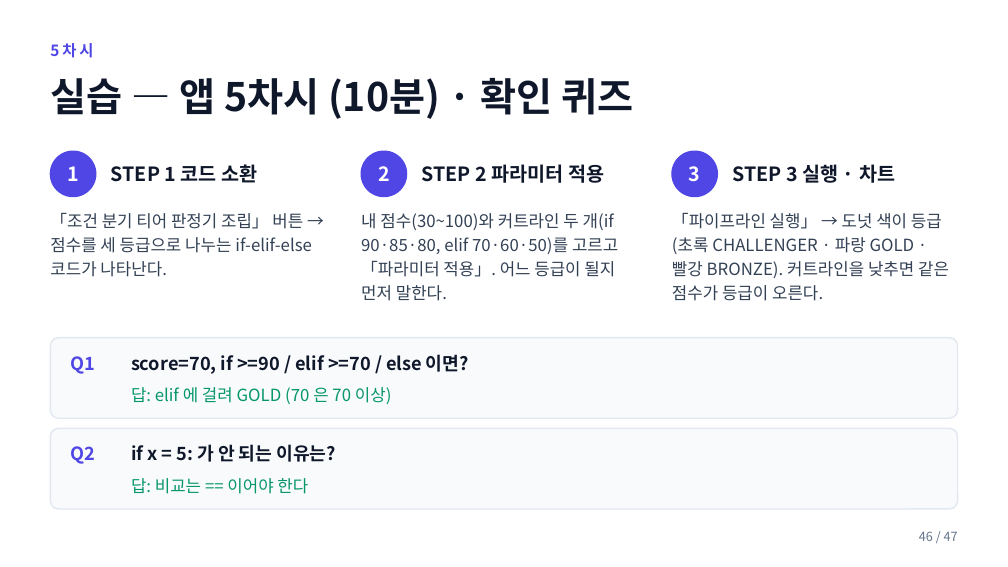
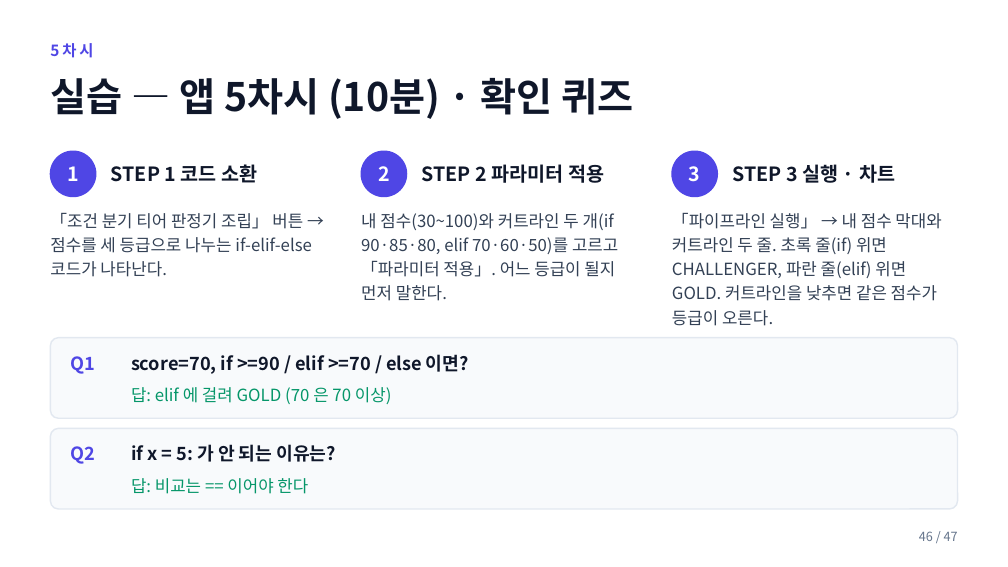
Before and after one commit to ChungChiweon/aice-quest, a slide deck: slide 46 of 강의자료/파이썬기초1_1-5차시.pptx. Drawn at 1008x567 pixels with LibreOffice and Linux fonts; fonts in the diff are those of the drawing. Boxes give left, top, right and bottom in pixels: in the first picture for what was removed or moved away, otherwise in the second. Text is boxed around its words. In the diff, an @@ line names an element or a change of style, - is before the commit and + after.

```diff
--- a/강의자료/파이썬기초1_1-5차시.pptx
+++ b/강의자료/파이썬기초1_1-5차시.pptx
@@ text at (672, 213, 941, 326): text changed @@
-「파이프라인 실행」 → 도넛 색이 등급(초록 CHALLENGER · 파랑 GOLD · 빨강 BRONZE). 커트라인을 낮추면 같은 점수가 등급이 오른다.
+「파이프라인 실행」 → 내 점수 막대와 커트라인 두 줄. 초록 줄(if) 위면 CHALLENGER, 파란 줄(elif) 위면 GOLD. 커트라인을 낮추면 같은 점수가 등급이 오른다.
```
Also in this commit, not shown: 27 other slides changed, 8 other files.
